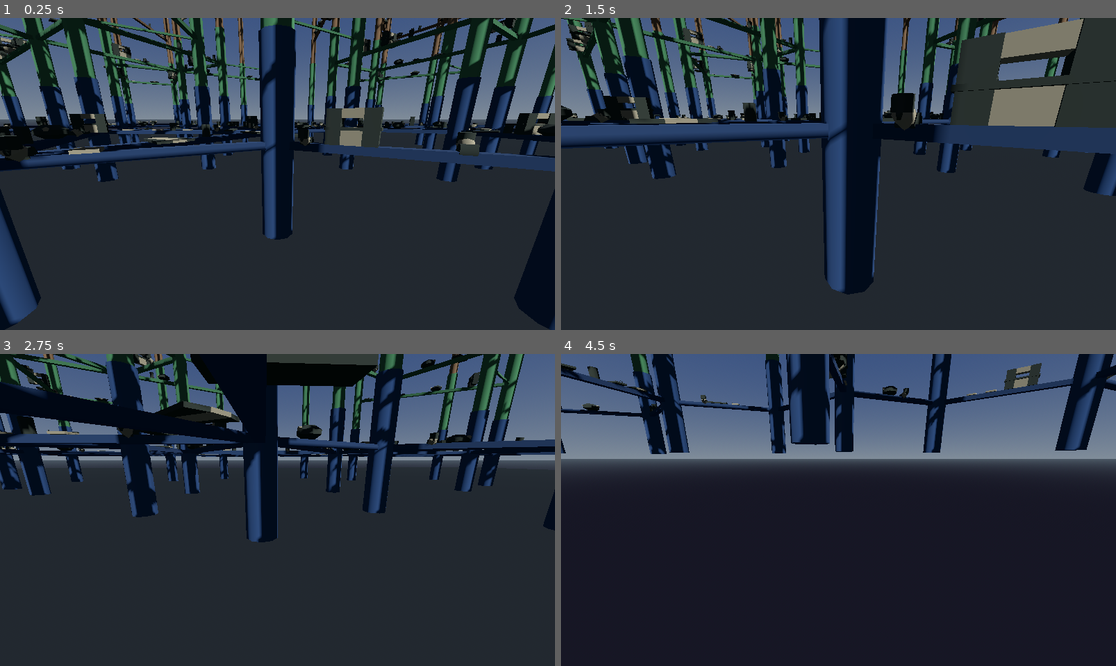
Above: before the commit, frames 1-4 (two rows, left to right).
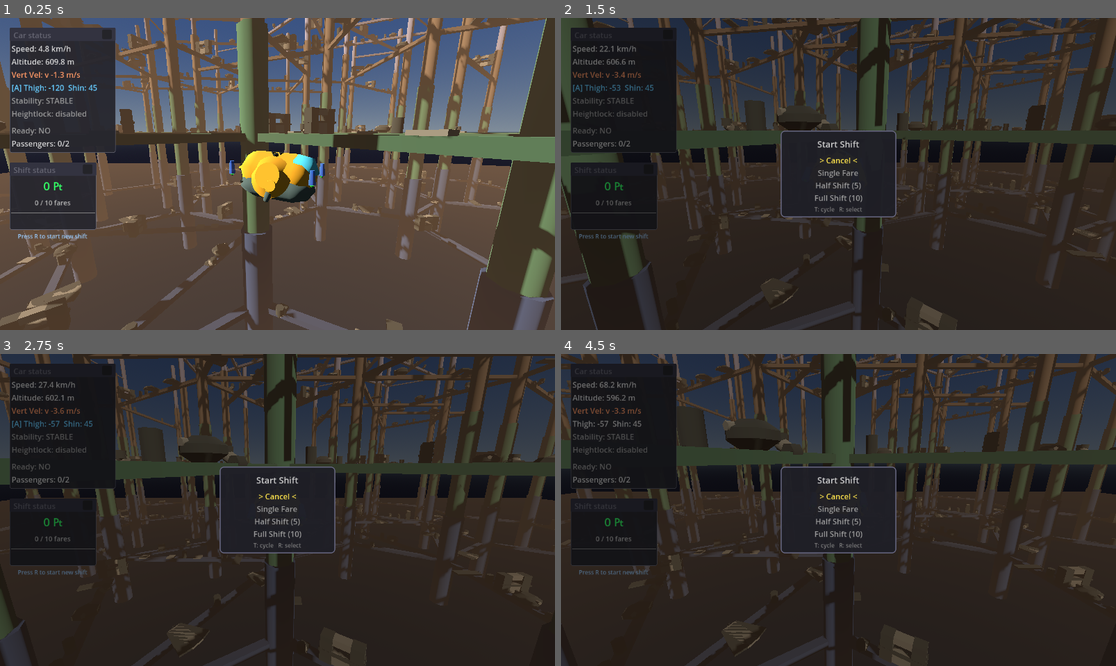
Above: after the commit, the same moments.

Repository: TaxiService/fcar
Game: Godot game, scene res://city/city_test.tscn
Same seed, same stepped clock (60 frames per second), same inputs: the game is played once before the commit and once after it.
Inputs (mouse positions are in pixels of both pictures, inside the frame that each line leads up to):
- Up to frame 1 (0.25 s): no input
- Up to frame 2 (1.5 s): tap Enter at 0.5 s; move the mouse to (866, 174) at 0.52 s; hold W (forward) from 0.53 s (still down); tap R (confirm) at 0.6 s; click (866, 174) at 0.67 s; tap Space (jump) at 0.77 s; move the mouse to (810, 174) at 1.27 s; tap C (crouch) at 1.35 s
- Up to frame 3 (2.75 s): keep holding W (forward); tap Space (jump) at 1.52 s; move the mouse to (288, 503) at 2.02 s; tap V (toggle_auto_hover) at 2.1 s
- Up to frame 4 (4.5 s): keep holding W (forward); move the mouse to (832, 516) at 2.77 s; tap F (toggle_control_lock) at 2.85 s; click (832, 516) at 2.92 s; tap Space (jump) at 3.02, 3.77 s; move the mouse to (877, 513) at 3.52 s; hold Shift 3.53-4.28 s; move the mouse to (794, 506) at 4.27 s; tap Alt at 4.35 s

The runs differ from the first frame. In frame 1, 90% of the frame differs, in the area x 0-100%, y 0-100%; in frame 2, 52%; in frame 3, 48%; in frame 4, 53%.

Commit message:
commited editor-parameters to CityGenerator.gd defaults

Diff:
--- a/city/CityGenerator.gd
+++ b/city/CityGenerator.gd
@@ -5,11 +5,11 @@
 # Builds a hex-grid city with spires at vertices and connectors between them
 
 # Grid settings
-@export var hex_edge_length: float = 1500.0  # Distance between adjacent spires (meters)
-@export var grid_rings: int = 1  # Number of hex rings around center (0 = just center hex)
+@export var hex_edge_length: float = 420.0  # Distance between adjacent spires (meters)
+@export var grid_rings: int = 3  # Number of hex rings around center (0 = just center hex)
 
 # Spire settings
-@export var spire_height: float = 2000.0  # 2km tall
+@export var spire_height: float = 1600.0  # 2km tall
 @export var biome_count: int = 4  # Number of vertical sections
 
 # Spire geometry per biome (tapers upward)
@@ -22,8 +22,8 @@
 # Connector settings (rectangular prisms)
 @export var edge_connector_width: float = 8.0  # Edge connector width (horizontal)
 @export var edge_connector_height: float = 8.0  # Edge connector height (vertical)
-@export var crosslink_width: float = 24.0  # Crosslink width (horizontal)
-@export var crosslink_height: float = 8.0  # Crosslink height (vertical)
+@export var crosslink_width: float = 20.0  # Crosslink width (horizontal)
+@export var crosslink_height: float = 15.0  # Crosslink height (vertical)
 @export var connectors_per_biome: int = 1  # How many connector levels per biome section
 
 # Edge connector patterns - which hex edges to connect (vertices 0-5, edges are adjacent pairs)
@@ -118,7 +118,7 @@
 
 @export_category("Spawning")
 @export var spawn_fcar: bool = true
-@export var fcar_spawn_height: float = 1250.0  # Spawn car at this height
+@export var fcar_spawn_height: float = 610.0  # Spawn car at this height
 
 func _ready():
 	_create_containers()
--- a/city/city_test.tscn
+++ b/city/city_test.tscn
@@ -19,12 +19,14 @@
 ambient_light_source = 2
 ambient_light_color = Color(0.4, 0.45, 0.5, 1)
 ambient_light_energy = 0.35
+fog_enabled = true
 fog_light_color = Color(0.53502804, 0.40771616, 0.2974955, 1)
 fog_density = 0.0005
 fog_aerial_perspective = 1.0
 fog_depth_curve = 1.0352657
 fog_depth_begin = 591.4
 fog_depth_end = 1045.5
+volumetric_fog_enabled = true
 volumetric_fog_density = 0.0016
 volumetric_fog_albedo = Color(0.33533785, 0.84833395, 0.9312275, 1)
 volumetric_fog_emission = Color(0.20505151, 0.17763427, 0.12100499, 1)
@@ -47,13 +49,6 @@
 
 [node name="CityGenerator" type="Node3D" parent="."]
 script = ExtResource("1_generator")
-hex_edge_length = 420.0
-grid_rings = 3
-spire_height = 1600.0
-crosslink_width = 20.0
-crosslink_height = 15.0
-spawn_fcar = false
-fcar_spawn_height = 610.0
 
 [node name="PeopleManager" type="Node" parent="."]
 script = ExtResource("1_yage8")
